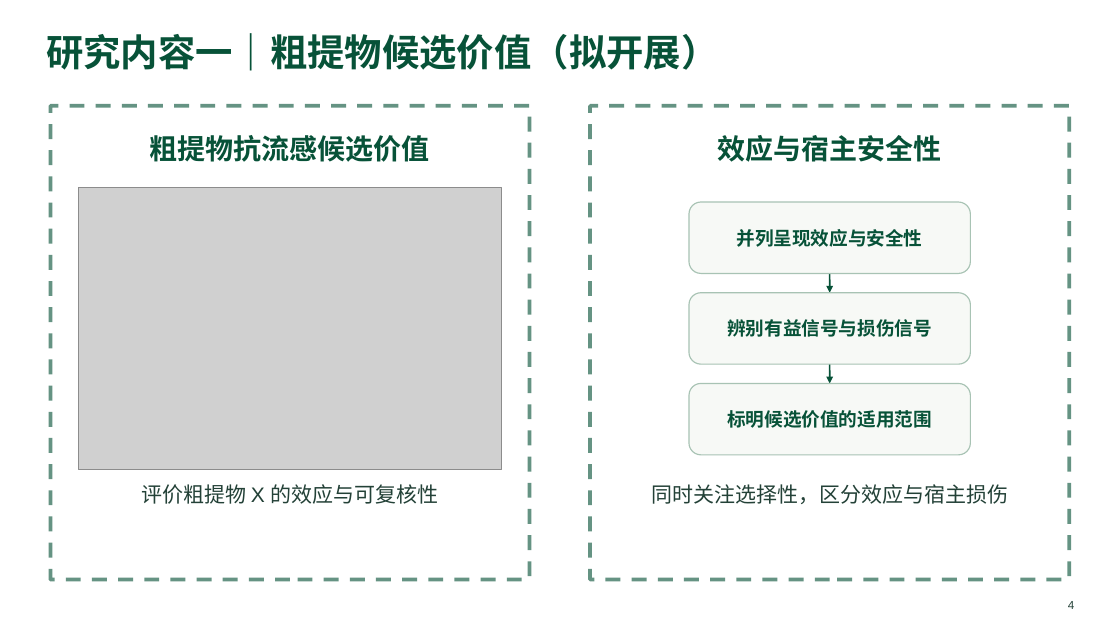
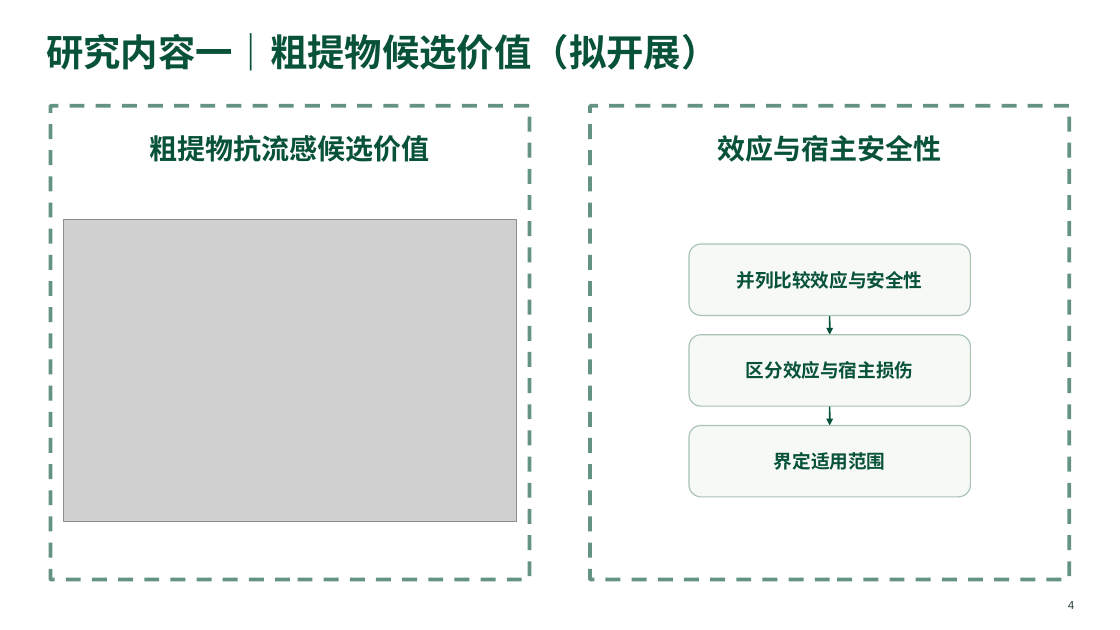
Before and after one commit to yetong0516/research-slide-workflow, a slide deck: slide 4 of examples/natural-antiviral/example.pptx. Drawn at 1120x630 pixels with LibreOffice and Linux fonts; fonts in the diff are those of the drawing; grey boxes stand for pictures. Boxes give left, top, right and bottom in pixels: in the first picture for what was removed or moved away, otherwise in the second. Text is boxed around its words. In the diff, an @@ line names an element or a change of style, - is before the commit and + after.

```diff
--- a/examples/natural-antiviral/example.pptx
+++ b/examples/natural-antiviral/example.pptx
@@ picture: place and size @@
-picture at bbox=[78, 187, 502, 470]
+picture at bbox=[64, 220, 516, 522]
@@ text at bbox=[737, 271, 923, 289]: text changed @@
-并列呈现效应与安全性
+并列比较效应与安全性
@@ text removed at bbox=[727, 319, 932, 337] @@
-辨别有益信号与损伤信号
@@ text "区分效应与宿主损伤" at bbox=[746, 361, 913, 379]: vertical alignment top to middle @@
@@ text at bbox=[746, 361, 913, 379]: text changed; size 18 to 16 pt; text colour #234137 to #075238; bold on @@
-同时关注选择性，区分效应与宿主损伤
+区分效应与宿主损伤
@@ 3 rounded rectangles, 2 arrows: place and size @@
-3 rounded rectangles, 2 arrows at bbox=[689, 202, 970, 455]
+3 rounded rectangles, 2 arrows at bbox=[689, 244, 970, 497]
@@ text at bbox=[774, 452, 886, 470]: text changed @@
-标明候选价值的适用范围
+界定适用范围
@@ text removed at bbox=[141, 484, 439, 504] @@
-评价粗提物 X 的效应与可复核性
```
Also in this commit, not shown: 3 other slides changed, 12 other files.
